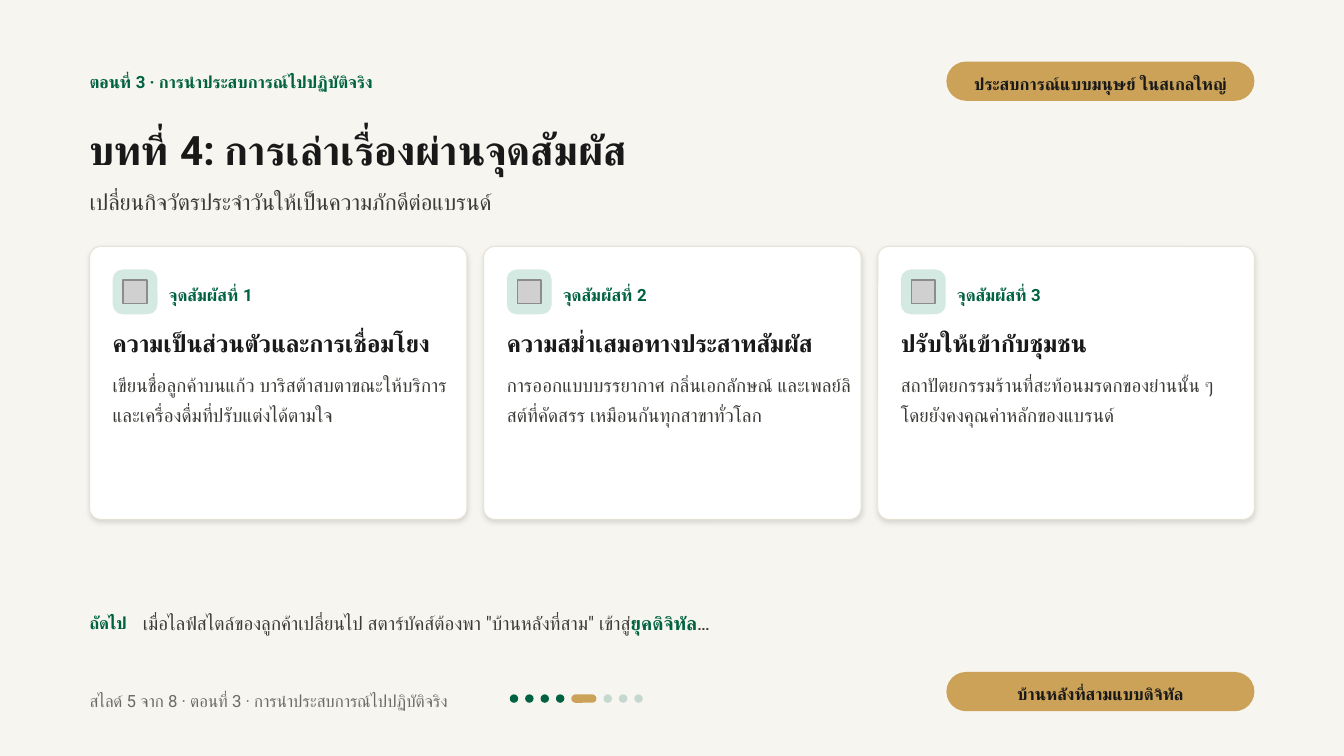
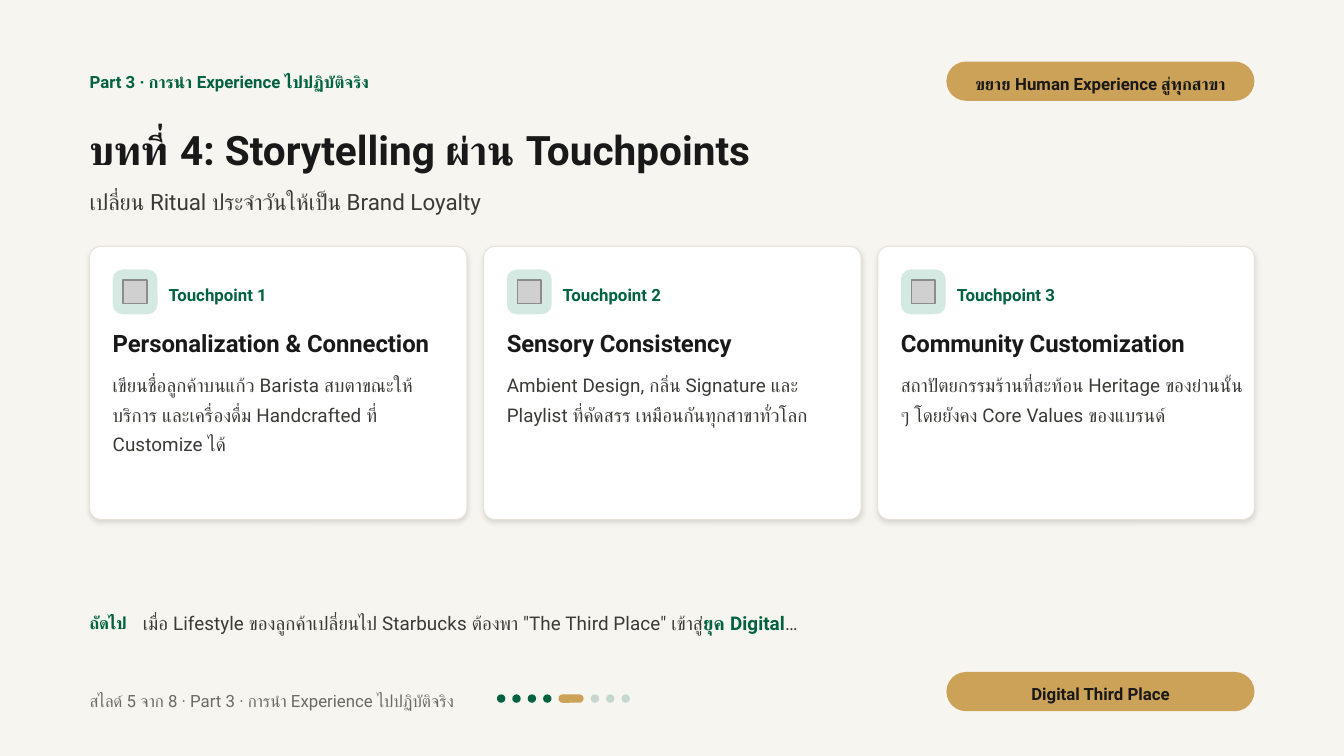
Before and after one commit to tungao06/slide-present-en, a slide deck: slide 13 of starbucks-presentation/export/Starbucks_Storytelling_Masterclass.pptx. Drawn at 1344x756 pixels with LibreOffice and Linux fonts; fonts in the diff are those of the drawing; grey boxes stand for pictures. Boxes give left, top, right and bottom in pixels: in the first picture for what was removed or moved away, otherwise in the second. Text is boxed around its words. In the diff, an @@ line names an element or a change of style, - is before the commit and + after.

```diff
--- a/starbucks-presentation/export/Starbucks_Storytelling_Masterclass.pptx
+++ b/starbucks-presentation/export/Starbucks_Storytelling_Masterclass.pptx
@@ text at [90, 75, 369, 92]: text changed @@
-ตอนที่ 3 · การนำประสบการณ์ไปปฏิบัติจริง
+Part 3 · การนำ Experience ไปปฏิบัติจริง
@@ text at [975, 77, 1225, 95]: text changed @@
-ประสบการณ์แบบมนุษย์ ในสเกลใหญ่
+ขยาย Human Experience สู่ทุกสาขา
@@ text at [90, 133, 750, 174]: text changed @@
-บทที่ 4: การเล่าเรื่องผ่านจุดสัมผัส
+บทที่ 4: Storytelling ผ่าน Touchpoints
@@ text at [90, 193, 481, 215]: text changed @@
-เปลี่ยนกิจวัตรประจำวันให้เป็นความภักดีต่อแบรนด์
+เปลี่ยน Ritual ประจำวันให้เป็น Brand Loyalty
@@ text at [169, 288, 267, 305]: text changed @@
-จุดสัมผัสที่ 1
+Touchpoint 1
@@ text at [563, 288, 661, 305]: text changed @@
-จุดสัมผัสที่ 2
+Touchpoint 2
@@ text at [957, 288, 1055, 305]: text changed @@
-จุดสัมผัสที่ 3
+Touchpoint 3
@@ text at [113, 334, 429, 353]: text changed @@
-ความเป็นส่วนตัวและการเชื่อมโยง
+Personalization & Connection
@@ text at [507, 334, 732, 357]: text changed @@
-ความสม่ำเสมอทางประสาทสัมผัส
+Sensory Consistency
@@ text at [901, 334, 1185, 357]: text changed @@
-ปรับให้เข้ากับชุมชน
+Community Customization
@@ text at [113, 378, 413, 451]: text changed @@
-เขียนชื่อลูกค้าบนแก้ว บาริสต้าสบตาขณะให้บริการ และเครื่องดื่มที่ปรับแต่งได้ตามใจ
+เขียนชื่อลูกค้าบนแก้ว Barista สบตาขณะให้บริการ และเครื่องดื่ม Handcrafted ที่ Customize ได้
@@ text at [507, 378, 808, 428]: text changed @@
-การออกแบบบรรยากาศ กลิ่นเอกลักษณ์ และเพลย์ลิสต์ที่คัดสรร เหมือนกันทุกสาขาทั่วโลก
+Ambient Design, กลิ่น Signature และ Playlist ที่คัดสรร เหมือนกันทุกสาขาทั่วโลก
@@ text at [901, 378, 1242, 427]: text changed @@
-สถาปัตยกรรมร้านที่สะท้อนมรดกของย่านนั้น ๆ โดยยังคงคุณค่าหลักของแบรนด์
+สถาปัตยกรรมร้านที่สะท้อน Heritage ของย่านนั้น ๆ โดยยังคง Core Values ของแบรนด์
@@ text at [143, 615, 798, 636]: text changed @@
-เมื่อไลฟ์สไตล์ของลูกค้าเปลี่ยนไป สตาร์บัคส์ต้องพา "บ้านหลังที่สาม" เข้าสู่ยุคดิจิทัล…
+เมื่อ Lifestyle ของลูกค้าเปลี่ยนไป Starbucks ต้องพา "The Third Place" เข้าสู่ยุค Digital…
@@ text at [1031, 687, 1170, 704]: text changed @@
-บ้านหลังที่สามแบบดิจิทัล
+Digital Third Place
@@ text at [90, 695, 454, 711]: text changed @@
-สไลด์ 5 จาก 8 · ตอนที่ 3 · การนำประสบการณ์ไปปฏิบัติจริง
+สไลด์ 5 จาก 8 · Part 3 · การนำ Experience ไปปฏิบัติจริง
@@ 4 rounded rectangles: place and size @@
-4 rounded rectangles at [509, 695, 612, 703]
+4 rounded rectangles at [497, 695, 599, 703]
@@ 4 rounded rectangles: place and size @@
-4 rounded rectangles at [526, 695, 642, 703]
+4 rounded rectangles at [512, 695, 629, 703]
```
Also in this commit, not shown: 7 other slides changed, 12 other files.
